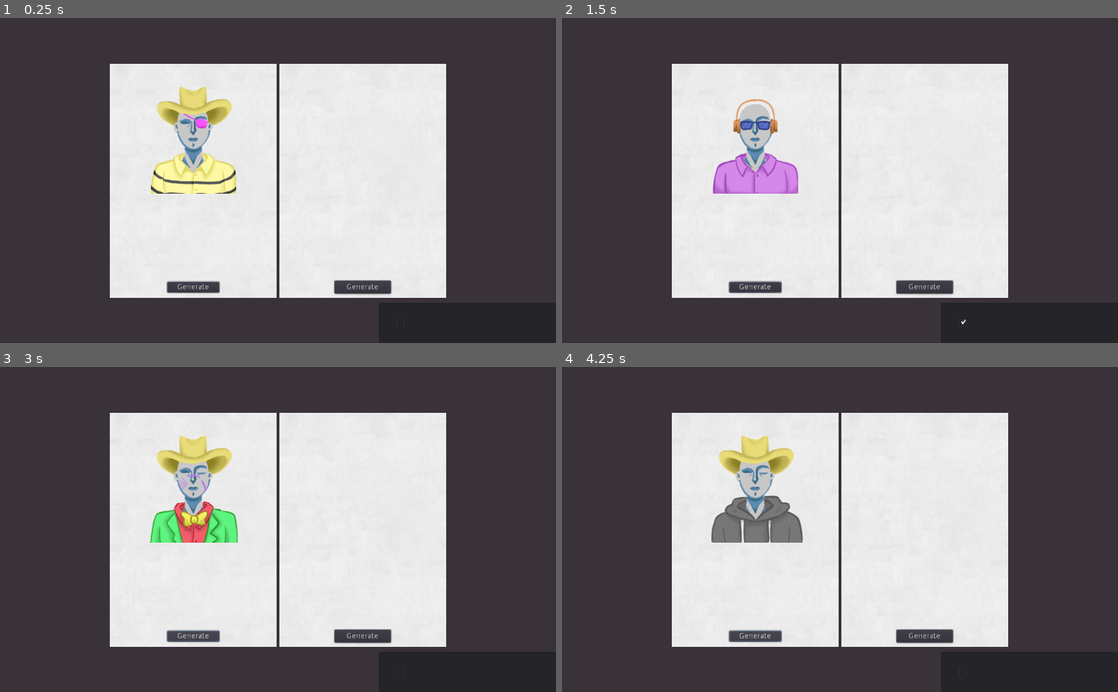
Above: before the commit, frames 1-4 (two rows, left to right).
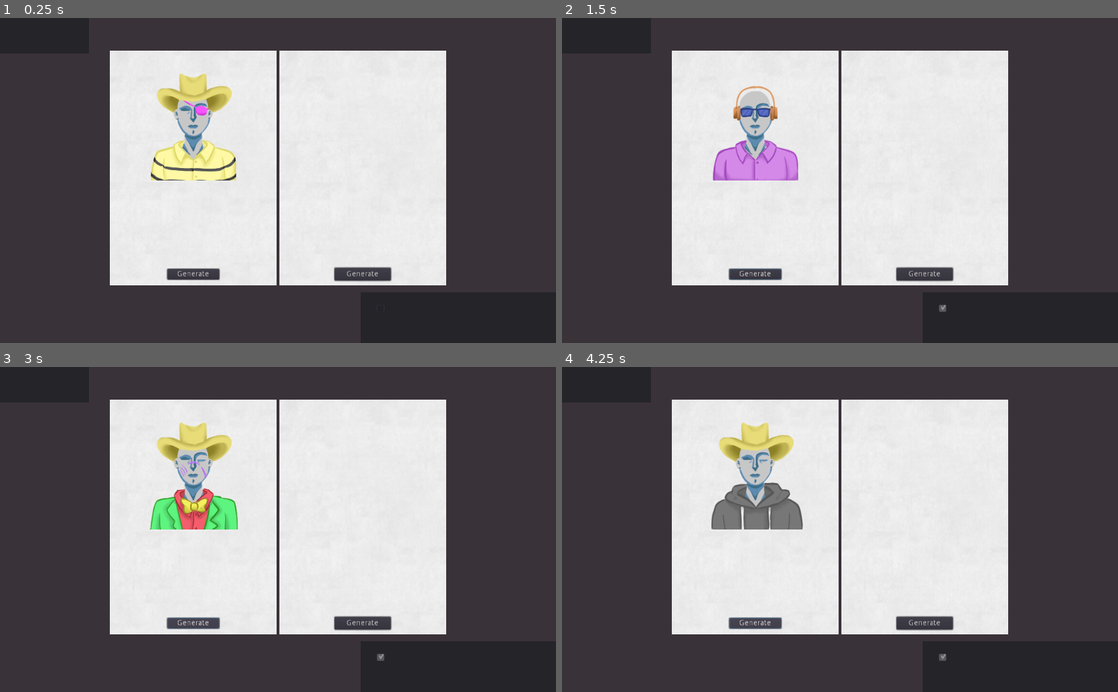
Above: after the commit, the same moments.

Repository: MichaelRRyan/GGJ2021-Rumours
Game: Godot game, scene res://Scenes/GameScreen.tscn
Same seed, same stepped clock (60 frames per second), same inputs: the game is played once before the commit and once after it. This scene is started directly instead of the project's main scene.
Inputs (mouse positions are in pixels of both pictures, inside the frame that each line leads up to):
- Up to frame 1 (0.25 s): no input
- Up to frame 2 (1.5 s): click "Generate" at 0.5 s; click "Ready To Vote" at 1.25 s
- Up to frame 3 (3 s): click (467, 672) at 2 s, where only the run before the commit has a clickable "Ready To Vote"; click "Generate" at 2.75 s
- Up to frame 4 (4.25 s): click "Generate" at 3.5 s

The runs differ from the first frame. In frame 1, 8.9% of the frame differs, in the area x 19-81%, y 10-91%; in frame 2, 8.1%; in frame 3, 9.1%; in frame 4, 8.7%.

Commit message:
Added start game and progress to next day functionality

Diff:
--- a/Scenes/GameScreen.tscn
+++ b/Scenes/GameScreen.tscn
@@ -1,9 +1,14 @@
-[gd_scene load_steps=5 format=2]
+[gd_scene load_steps=7 format=2]
 
 [ext_resource path="res://Scenes/Info.tscn" type="PackedScene" id=1]
 [ext_resource path="res://Scenes/Card.tscn" type="PackedScene" id=2]
 [ext_resource path="res://assets/fonts/Valera32.tres" type="DynamicFont" id=3]
 [ext_resource path="res://scripts/GameScreen.gd" type="Script" id=4]
+[ext_resource path="res://assets/fonts/Valera.ttf" type="DynamicFontData" id=5]
+
+[sub_resource type="DynamicFont" id=1]
+size = 20
+font_data = ExtResource( 5 )
 
 [node name="GameScreen" type="Control"]
 anchor_right = 1.0
@@ -19,9 +24,9 @@
 anchor_right = 0.5
 anchor_bottom = 0.5
 margin_left = -310.0
-margin_top = -216.5
+margin_top = -240.0
 margin_right = 310.0
-margin_bottom = 216.5
+margin_bottom = 193.0
 __meta__ = {
 "_edit_use_anchors_": false
 }
@@ -37,26 +42,59 @@
 anchor_top = 1.0
 anchor_right = 1.0
 anchor_bottom = 1.0
-margin_left = -327.0
-margin_top = -74.0
+margin_left = -360.0
+margin_top = -94.0
 margin_bottom = 1.0
 __meta__ = {
 "_edit_use_anchors_": false
 }
 
 [node name="ReadyUpBox" type="CheckBox" parent="ReadyUpPanel"]
-anchor_left = 0.5
-anchor_top = 0.5
-anchor_right = 0.5
-anchor_bottom = 0.5
-margin_left = -134.5
-margin_top = -56.5
-margin_right = 134.5
-margin_bottom = 56.5
+margin_left = 25.0
+margin_top = 10.0
+margin_right = 269.0
+margin_bottom = 51.0
 focus_mode = 0
 custom_fonts/font = ExtResource( 3 )
 text = "Ready To Vote"
 __meta__ = {
 "_edit_use_anchors_": false
 }
+
+[node name="ReadyUpTimerLabel" type="Label" parent="ReadyUpPanel"]
+visible = false
+anchor_top = 1.0
+anchor_right = 1.0
+anchor_bottom = 1.0
+margin_left = 25.0
+margin_top = -40.6674
+margin_right = -25.0
+margin_bottom = -20.6674
+custom_fonts/font = SubResource( 1 )
+text = "Cannot toggle for 60 seconds"
+__meta__ = {
+"_edit_use_anchors_": false
+}
+
+[node name="ReadyUpTimer" type="Timer" parent="ReadyUpPanel"]
+wait_time = 30.0
+one_shot = true
+
+[node name="DayPanel" type="Panel" parent="."]
+margin_right = 164.0
+margin_bottom = 65.0
+
+[node name="Label" type="Label" parent="DayPanel"]
+anchor_left = 0.5
+anchor_top = 0.5
+anchor_right = 0.5
+anchor_bottom = 0.5
+margin_left = -73.0
+margin_top = -15.5
+margin_right = 73.0
+margin_bottom = 16.5
+custom_fonts/font = ExtResource( 3 )
+text = "Day 1"
+align = 1
 [connection signal="toggled" from="ReadyUpPanel/ReadyUpBox" to="." method="_on_ReadyUpBox_toggled"]
+[connection signal="timeout" from="ReadyUpPanel/ReadyUpTimer" to="." method="_on_ReadyUpTimer_timeout"]
--- a/Scenes/LobbyScreen.tscn
+++ b/Scenes/LobbyScreen.tscn
@@ -1,7 +1,8 @@
-[gd_scene load_steps=4 format=2]
+[gd_scene load_steps=5 format=2]
 
 [ext_resource path="res://assets/fonts/Valera.ttf" type="DynamicFontData" id=1]
 [ext_resource path="res://scripts/LobbyScreen.gd" type="Script" id=2]
+[ext_resource path="res://assets/fonts/Valera32.tres" type="DynamicFont" id=3]
 
 [sub_resource type="DynamicFont" id=1]
 size = 64
@@ -37,3 +38,20 @@
 margin_left = -207.0
 margin_top = -410.0
 margin_right = 207.0
+
+[node name="StartGameButton" type="Button" parent="."]
+visible = false
+anchor_left = 1.0
+anchor_top = 1.0
+anchor_right = 1.0
+anchor_bottom = 1.0
+margin_left = -247.0
+margin_top = -98.0
+margin_right = -25.0
+margin_bottom = -25.0
+custom_fonts/font = ExtResource( 3 )
+text = "Start game"
+__meta__ = {
+"_edit_use_anchors_": false
+}
+[connection signal="pressed" from="StartGameButton" to="." method="_on_StartGameButton_pressed"]
--- a/scripts/GameData.gd
+++ b/scripts/GameData.gd
@@ -1,5 +1,6 @@
 extends Node
 
 var lobby_code = ""
-
+var host = false
 var player_names = null
+var game_scene = null
--- a/scripts/GameScreen.gd
+++ b/scripts/GameScreen.gd
@@ -1,6 +1,39 @@
 extends Control
 
+var day = 1
+
+
+func _ready():
+	GameData.game_scene = self
+
+
+func _process(_delta):
+	if $ReadyUpPanel/ReadyUpTimerLabel.visible:
+		var time = str(int($ReadyUpPanel/ReadyUpTimer.time_left))
+		var text = "Cannot toggle for " + time + " seconds"
+		$ReadyUpPanel/ReadyUpTimerLabel.text = text
 
 
 func _on_ReadyUpBox_toggled(button_pressed):
-	pass # Replace with function body.
+	$ReadyUpPanel/ReadyUpBox.disabled = true
+	$ReadyUpPanel/ReadyUpTimer.start()
+	$ReadyUpPanel/ReadyUpTimerLabel.show()
+
+	if button_pressed:
+		Server.player_ready()
+	else:
+		Server.player_not_ready()
+
+
+func _on_ReadyUpTimer_timeout():
+	$ReadyUpPanel/ReadyUpBox.disabled = false
+	$ReadyUpPanel/ReadyUpTimerLabel.hide()
+
+
+func start_vote():
+	day += 1
+	$DayPanel/Label.text = "Day " + str(day)
+	$ReadyUpPanel/ReadyUpBox.pressed = false
+	$ReadyUpPanel/ReadyUpBox.disabled = true
+	$ReadyUpPanel/ReadyUpTimer.start()
+	$ReadyUpPanel/ReadyUpTimerLabel.show()
--- a/scripts/LobbyScreen.gd
+++ b/scripts/LobbyScreen.gd
@@ -9,6 +9,9 @@
 		for name in GameData.player_names:
 			add_player_name(name)
 			player_count += 1
+
+	if GameData.host:
+		$StartGameButton.show()
 
 
 func _process(_delta):
@@ -23,3 +26,8 @@
 	name_label.text = name
 	name_label.add_font_override("font", load("res://assets/fonts/Valera32.tres"))
 	$PlayerList.add_child(name_label)
+
+
+func _on_StartGameButton_pressed():
+	if GameData.player_names.size() >= 2:
+		Server.start_game()
--- a/scripts/Server.gd
+++ b/scripts/Server.gd
@@ -34,6 +34,7 @@
 
 remote func return_lobby_code(s_code):
 	GameData.lobby_code = s_code
+	GameData.host = true
 
 	if get_tree().change_scene("res://Scenes/LobbyScreen.tscn") != OK:
 		print("Failed to switch scenes to LobbyScreen")
@@ -47,6 +48,7 @@
 
 remote func joined_lobby_successfully(player_names):
 	GameData.player_names = player_names
+	GameData.host = false
 
 	if get_tree().change_scene("res://Scenes/LobbyScreen.tscn") != OK:
 		print("Failed to switch scenes to LobbyScreen")
@@ -64,3 +66,24 @@
 
 remote func player_joined_lobby(player_name):
 	GameData.player_names.append(player_name)
+
+
+func player_ready():
+	rpc_id(1, "player_ready", GameData.lobby_code)
+
+
+func player_not_ready():
+	rpc_id(1, "player_not_ready", GameData.lobby_code)
+
+
+remote func vote_started():
+	GameData.game_scene.start_vote()
+
+
+func start_game():
+	rpc_id(1, "start_game", GameData.lobby_code)
+
+
+remote func on_start_game():
+	if get_tree().change_scene("res://Scenes/GameScreen.tscn") != OK:
+		print("Failed to switch scenes to GameScreen")
